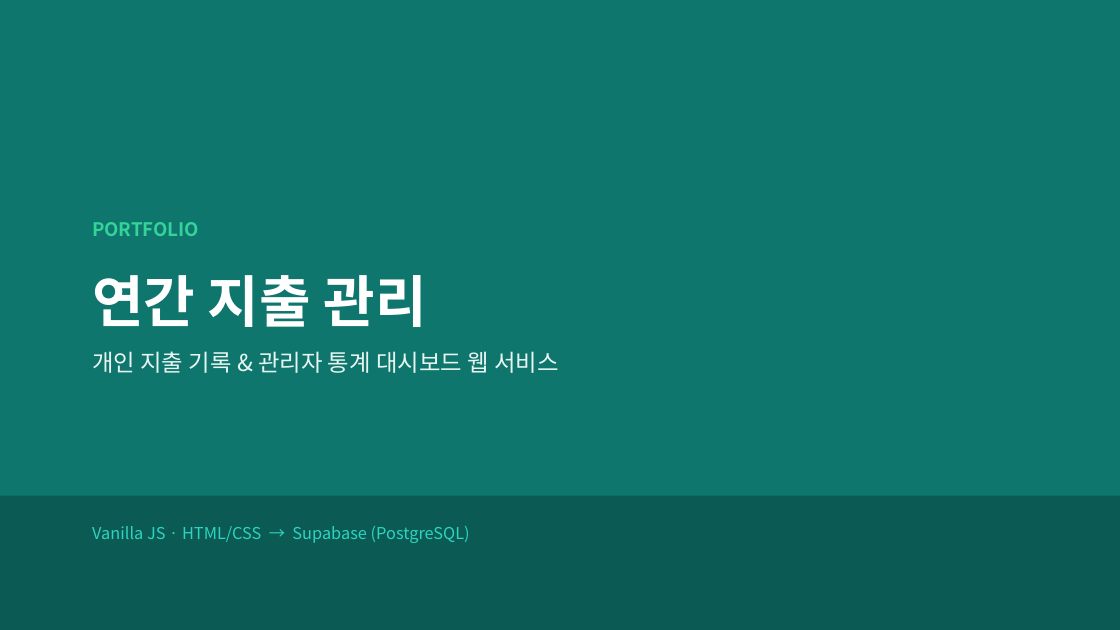
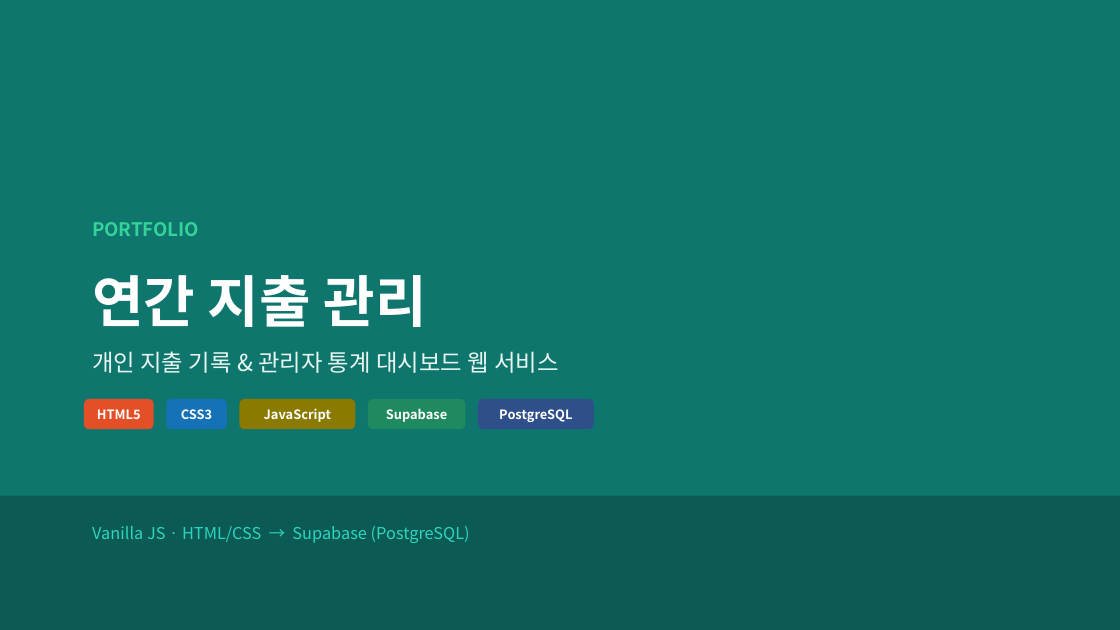
Before and after one commit to DavidLee534/expense-tracker, a slide deck: slide 1 of portfolio/expense-tracker-portfolio.pptx. Drawn at 1120x630 pixels with LibreOffice and Linux fonts; fonts in the diff are those of the drawing. Boxes give left, top, right and bottom in pixels: in the first picture for what was removed or moved away, otherwise in the second. Text is boxed around its words. In the diff, an @@ line names an element or a change of style, - is before the commit and + after.

```diff
--- a/portfolio/expense-tracker-portfolio.pptx
+++ b/portfolio/expense-tracker-portfolio.pptx
@@ rounded rectangle added at <box>84,399,154,429</box>, fill #E34F26, 11 pt, text #FFFFFF, bold @@
+HTML5
@@ rounded rectangle added at <box>166,399,227,429</box>, fill #1572B6, 11 pt, text #FFFFFF, bold @@
+CSS3
@@ rounded rectangle added at <box>239,399,355,429</box>, fill #8A7A00, 11 pt, text #FFFFFF, bold @@
+JavaScript
@@ rounded rectangle added at <box>368,399,465,429</box>, fill #1F8A5F, 11 pt, text #FFFFFF, bold @@
+Supabase
@@ rounded rectangle added at <box>478,399,594,429</box>, fill #2F4F8A, 11 pt, text #FFFFFF, bold @@
+PostgreSQL
```
Also in this commit, not shown: 9 other slides changed, 1 slide added.
